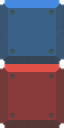
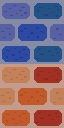
Revision of a layered (64, 128) image; what changed, layer by layer:
added layer "レイヤー 1" in group "セル" over [0, 0, 64, 64]
added layer "レイヤー 2" in group "セル" over [0, 64, 64, 128]
